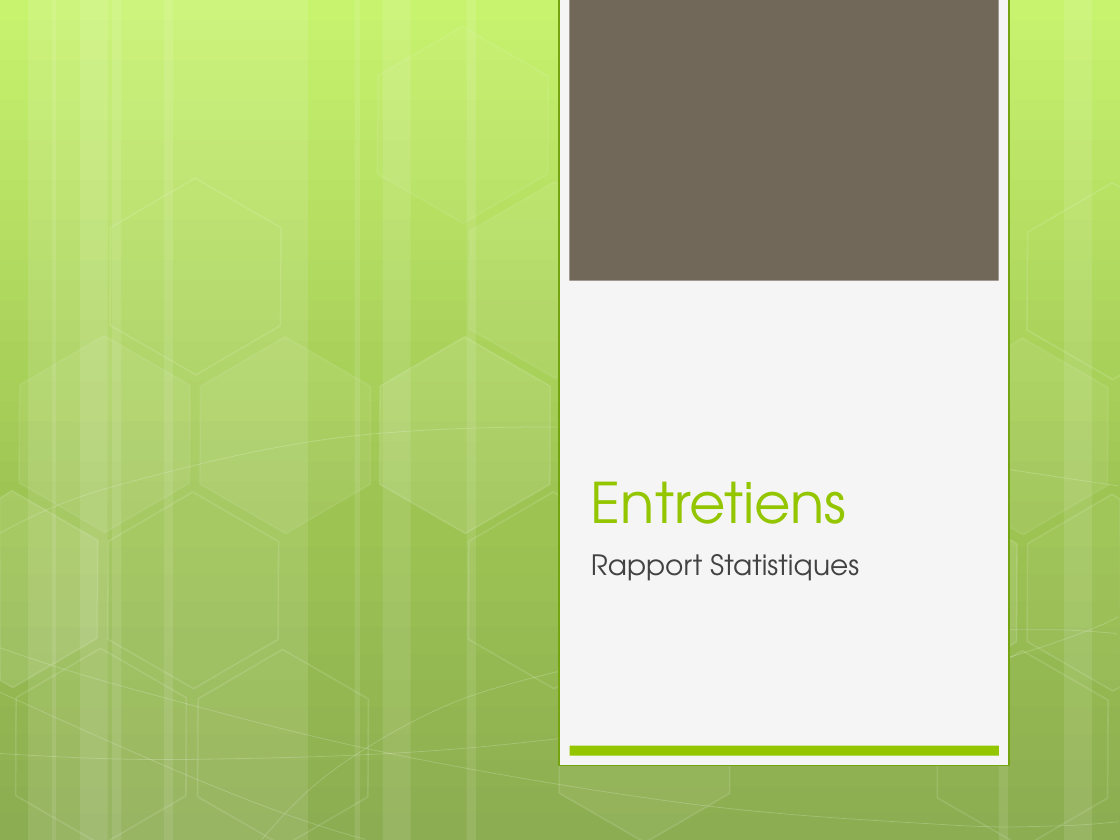
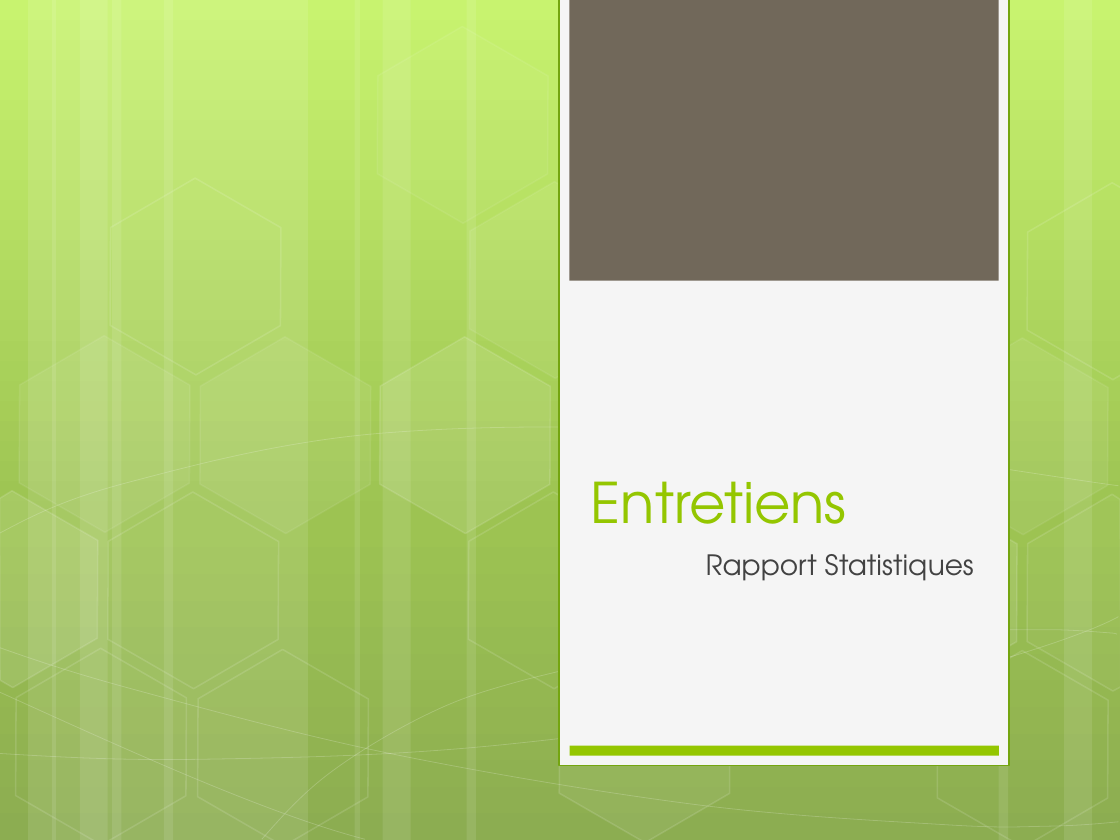
Before and after one commit to harty911/RHEntretiens, a slide deck: slide 1 of RHEntretiens/templates/Stats.ppt. Drawn at 1120x840 pixels with LibreOffice and Linux fonts; fonts in the diff are those of the drawing. Boxes give left, top, right and bottom in pixels: in the first picture for what was removed or moved away, otherwise in the second. Text is boxed around its words. In the diff, an @@ line names an element or a change of style, - is before the commit and + after.

Commit message:
Export Statistiques PPT (proto 1)

```diff
--- a/RHEntretiens/templates/Stats.ppt
+++ b/RHEntretiens/templates/Stats.ppt
@@ subtitle "Rapport Statistiques" at box(706, 554, 974, 581): alignment left to right @@
```
Also in this commit, not shown: 2 other files.
